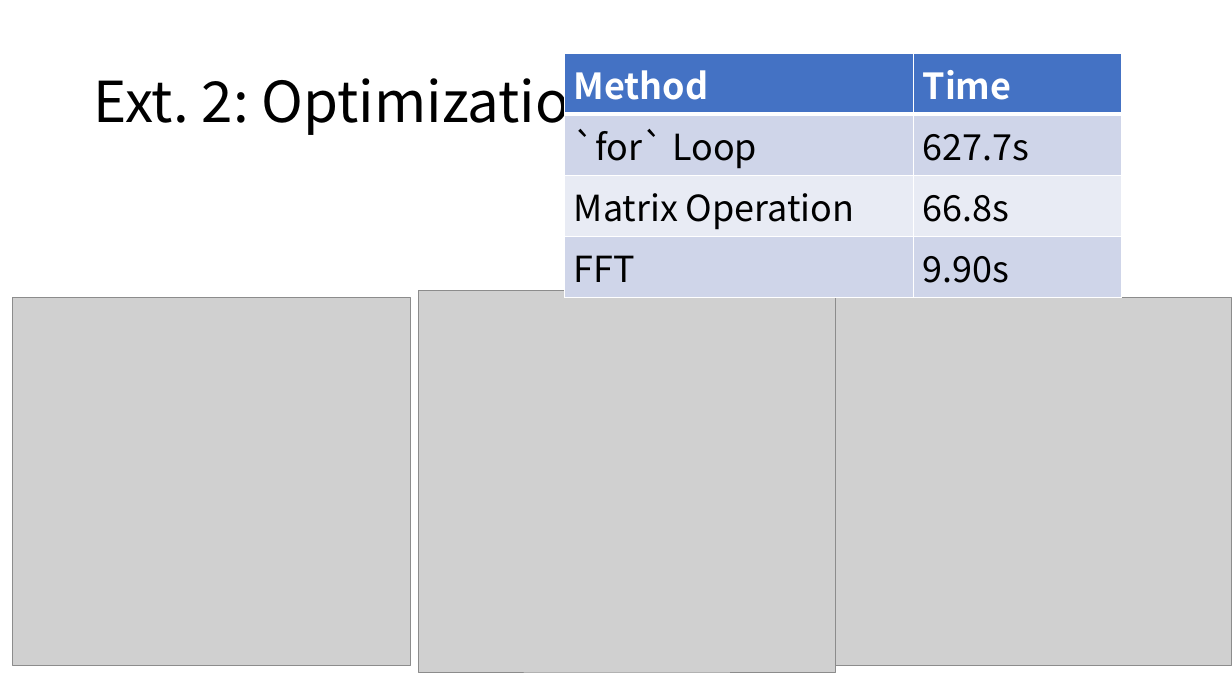
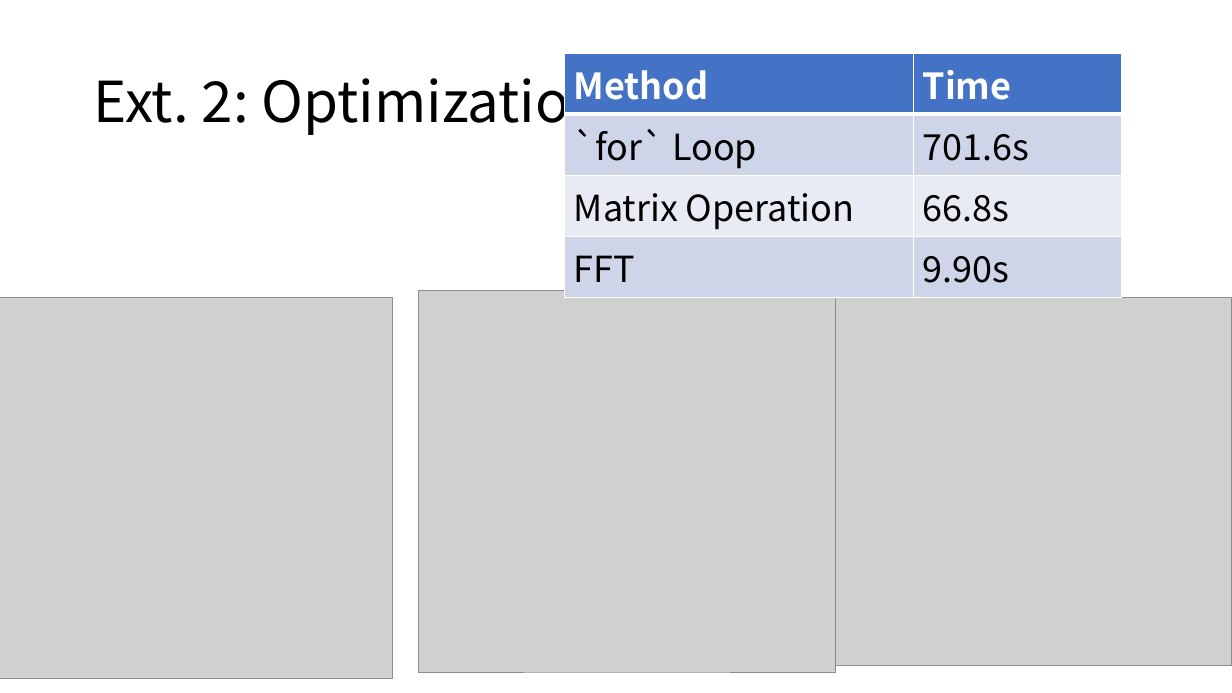
Before and after one commit to RUSRUSHB/Project2-Motion-Detection-via-Communication-Signals, a slide deck: slide 7 of Project 2.pptx. Drawn at 1232x693 pixels with LibreOffice and Linux fonts; fonts in the diff are those of the drawing; grey boxes stand for pictures. Boxes give left, top, right and bottom in pixels: in the first picture for what was removed or moved away, otherwise in the second. Text is boxed around its words. In the diff, an @@ line names an element or a change of style, - is before the commit and + after.

Commit message:
Update PPT

```diff
--- a/Project 2.pptx
+++ b/Project 2.pptx
@@ table at box(565, 53, 1122, 287) @@
-row 2, column 2: 627.7s
+row 2, column 2: 701.6s
@@ picture: place and size @@
-picture at box(12, 298, 410, 665)
+picture at box(0, 298, 393, 678)
```
Also in this commit, not shown: 1 other file.
